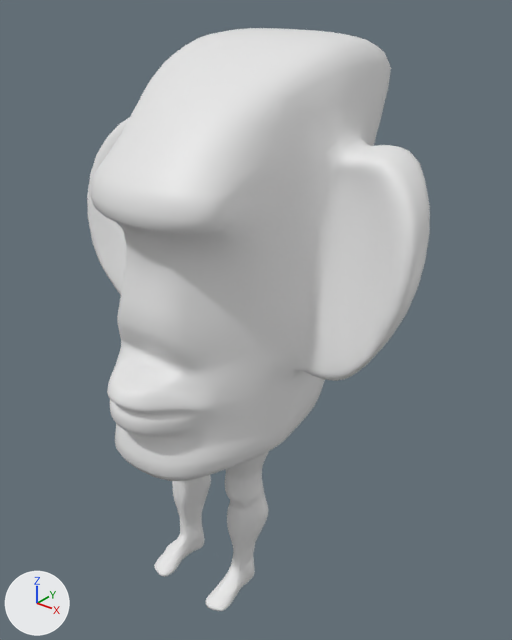
What one commit did to the FBX model Assets/Game/FBX/Moai_Character_Model_rig.fbx.
One viewpoint serves both versions: a 50 mm lens placed at (9.29, -10.02, 13.42), pointed at (0.39, 1.1, 6.53). Lighting does not change. The marker at lower left points along +X, +Y and +Z.

In view in the first picture: 'Head', 'LeftLeg', 'RightLeg'.
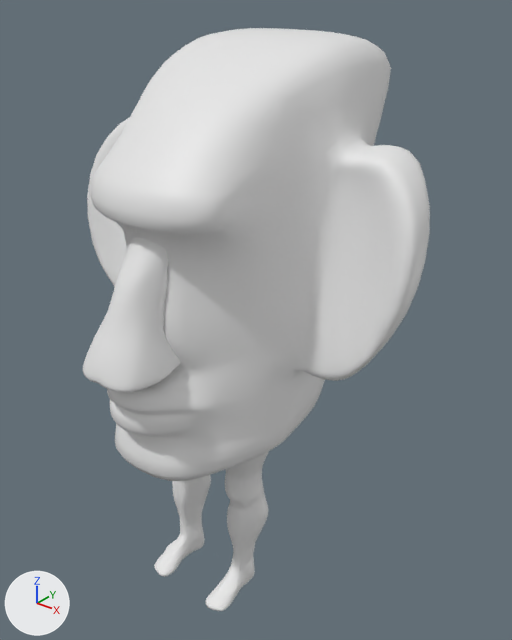
Commit message: forgot Nose

Boxes [x1, y1, x2, y2] around the edits, measured in the pictures (512 x 640 px):
'Nose', added: after [83, 238, 181, 392]

What the commit changed:
Mesh me_cube_016 is new.
It has 1435 vertices, 1433 faces and spans x -0.84..0.86, y -3.08..-1.52, z 6.65..9.33.
Object 'Nose' (ob_nose) is new; it shows me_cube_016.
Its location is (0.0, 0.0, 0.0).
